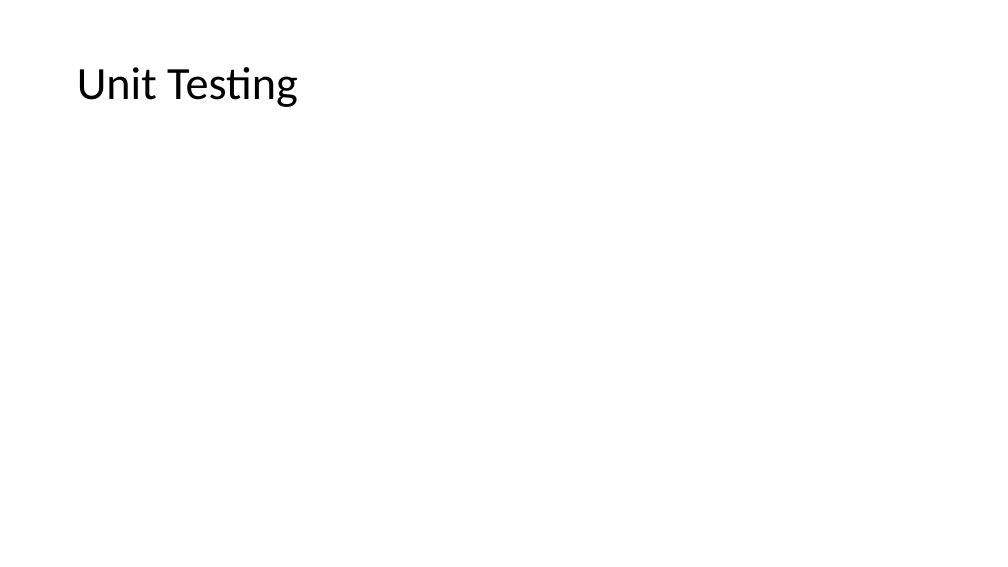
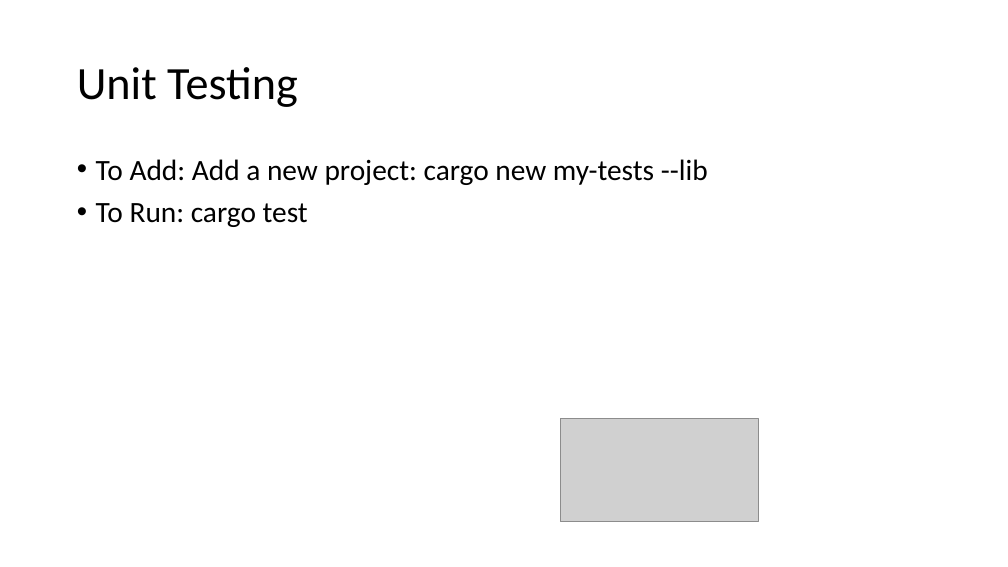
Before and after one commit to ProgrammerAL/Presentations-2019, a slide deck: slide 20 of 09-04 - Making the Case for Rust/Making the Case for Rust.pptx (slide 17 before the commit). Drawn at 1008x567 pixels with LibreOffice and Linux fonts; fonts in the diff are those of the drawing; grey boxes stand for pictures. Boxes give left, top, right and bottom in pixels: in the first picture for what was removed or moved away, otherwise in the second. Text is boxed around its words. In the diff, an @@ line names an element or a change of style, - is before the commit and + after.

```diff
--- a/09-04 - Making the Case for Rust/Making the Case for Rust.pptx
+++ b/09-04 - Making the Case for Rust/Making the Case for Rust.pptx
@@ text added at bbox=[96, 159, 708, 227], 28 pt, text #000000 @@
+• To Add: Add a new project: cargo new my-tests --lib
+• To Run: cargo test
@@ picture added at bbox=[560, 419, 758, 522] @@
```
Also in this commit, not shown: 4 slides added, 2 slides removed.
